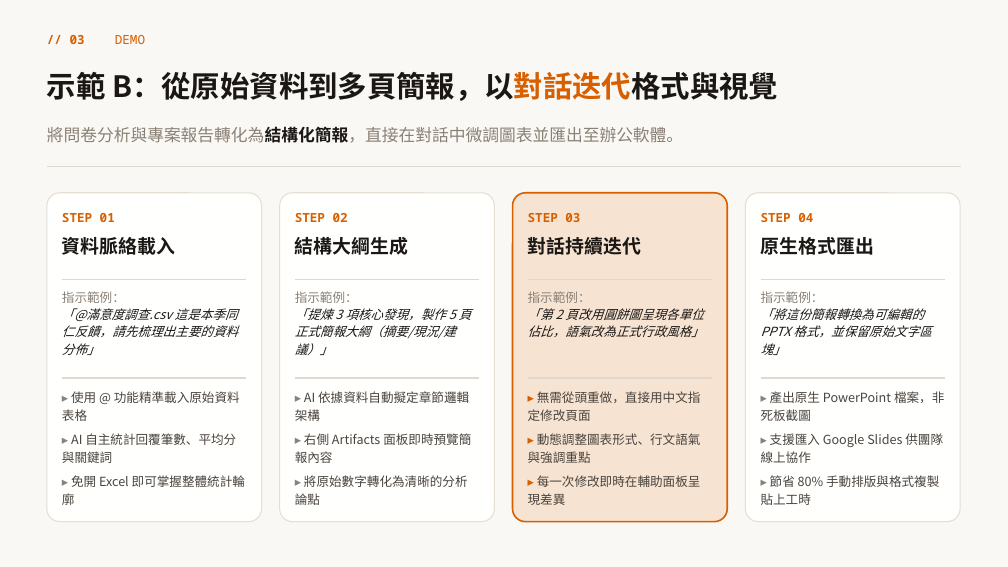
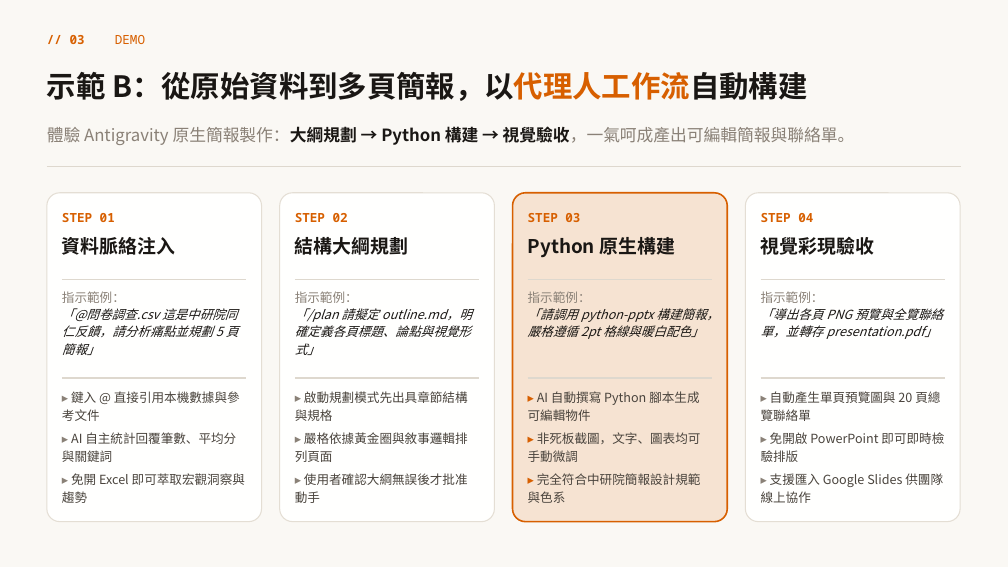
Before and after one commit to victordvd/google-antigravity, a slide deck: slide 13 of presentation/presentation.pptx. Drawn at 1008x567 pixels with LibreOffice and Linux fonts; fonts in the diff are those of the drawing. Boxes give left, top, right and bottom in pixels: in the first picture for what was removed or moved away, otherwise in the second. Text is boxed around its words. In the diff, an @@ line names an element or a change of style, - is before the commit and + after.

Commit message:
Update presentation, course plan, and demos

```diff
--- a/presentation/presentation.pptx
+++ b/presentation/presentation.pptx
@@ text at [47,72,807,101]: text changed @@
-示範 B：從原始資料到多頁簡報，以對話迭代格式與視覺
+示範 B：從原始資料到多頁簡報，以代理人工作流自動構建
@@ text at [47,124,855,146]: text changed @@
-將問卷分析與專案報告轉化為結構化簡報，直接在對話中微調圖表並匯出至辦公軟體。
+體驗 Antigravity 原生簡報製作：大綱規劃 → Python 構建 → 視覺驗收，一氣呵成產出可編輯簡報與聯絡單。
@@ text at [62,237,175,255]: text changed @@
-資料脈絡載入
+資料脈絡注入
@@ text at [295,237,408,255]: text changed @@
-結構大綱生成
+結構大綱規劃
@@ text at [528,237,675,258]: text changed @@
-對話持續迭代
+Python 原生構建
@@ text at [761,237,874,255]: text changed @@
-原生格式匯出
+視覺彩現驗收
@@ text at [62,291,239,355]: text changed @@
-指示範例：
-「@滿意度調查.csv 這是本季同仁反饋，請先梳理出主要的資料分佈」
+指示範例：
+「@問卷調查.csv 這是中研院同仁反饋，請分析痛點並規劃 5 頁簡報」
@@ text at [295,291,472,355]: text changed @@
-指示範例：
-「提煉 3 項核心發現，製作 5 頁正式簡報大綱（摘要/現況/建議）」
+指示範例：
+「/plan 請擬定 outline.md，明確定義各頁標題、論點與視覺形式」
@@ text at [528,291,719,339]: text changed @@
-指示範例：
-「第 2 頁改用圓餅圖呈現各單位佔比，語氣改為正式行政風格」
+指示範例：
+「請調用 python-pptx 構建簡報，嚴格遵循 2pt 格線與暖白配色」
@@ text at [761,291,943,339]: text changed @@
-指示範例：
-「將這份簡報轉換為可編輯的 PPTX 格式，並保留原始文字區塊」
+指示範例：
+「導出各頁 PNG 預覽與全覽聯絡單，並轉存 presentation.pdf」
@@ text at [62,391,240,421]: text changed @@
-▸ 使用 @ 功能精準載入原始資料表格
+▸ 鍵入 @ 直接引用本機數據與參考文件
@@ text at [295,391,468,503]: text changed @@
-▸ AI 依據資料自動擬定章節邏輯架構
-▸ 右側 Artifacts 面板即時預覽簡報內容
-▸ 將原始數字轉化為清晰的分析論點
+▸ 啟動規劃模式先出具章節結構與規格
+▸ 嚴格依據黃金圈與敘事邏輯排列頁面
+▸ 使用者確認大綱無誤後才批准動手
@@ text at [528,391,701,503]: text changed @@
-▸ 無需從頭重做，直接用中文指定修改頁面
-▸ 動態調整圖表形式、行文語氣與強調重點
-▸ 每一次修改即時在輔助面板呈現差異
+▸ AI 自動撰寫 Python 腳本生成可編輯物件
+▸ 非死板截圖，文字、圖表均可手動微調
+▸ 完全符合中研院簡報設計規範與色系
@@ text at [761,391,944,462]: text changed @@
-▸ 產出原生 PowerPoint 檔案，非死板截圖
+▸ 自動產生單頁預覽圖與 20 頁總覽聯絡單
+▸ 免開啟 PowerPoint 即可即時檢驗排版
@@ text at [62,473,245,503]: text changed @@
-▸ 免開 Excel 即可掌握整體統計輪廓
+▸ 免開 Excel 即可萃取宏觀洞察與趨勢
@@ text at [761,475,939,505]: paragraph removed @@
-▸ 節省 80% 手動排版與格式複製貼上工時
@@ text at [761,473,943,503]: less space between paragraphs @@
```
Also in this commit, not shown: 31 other files.
